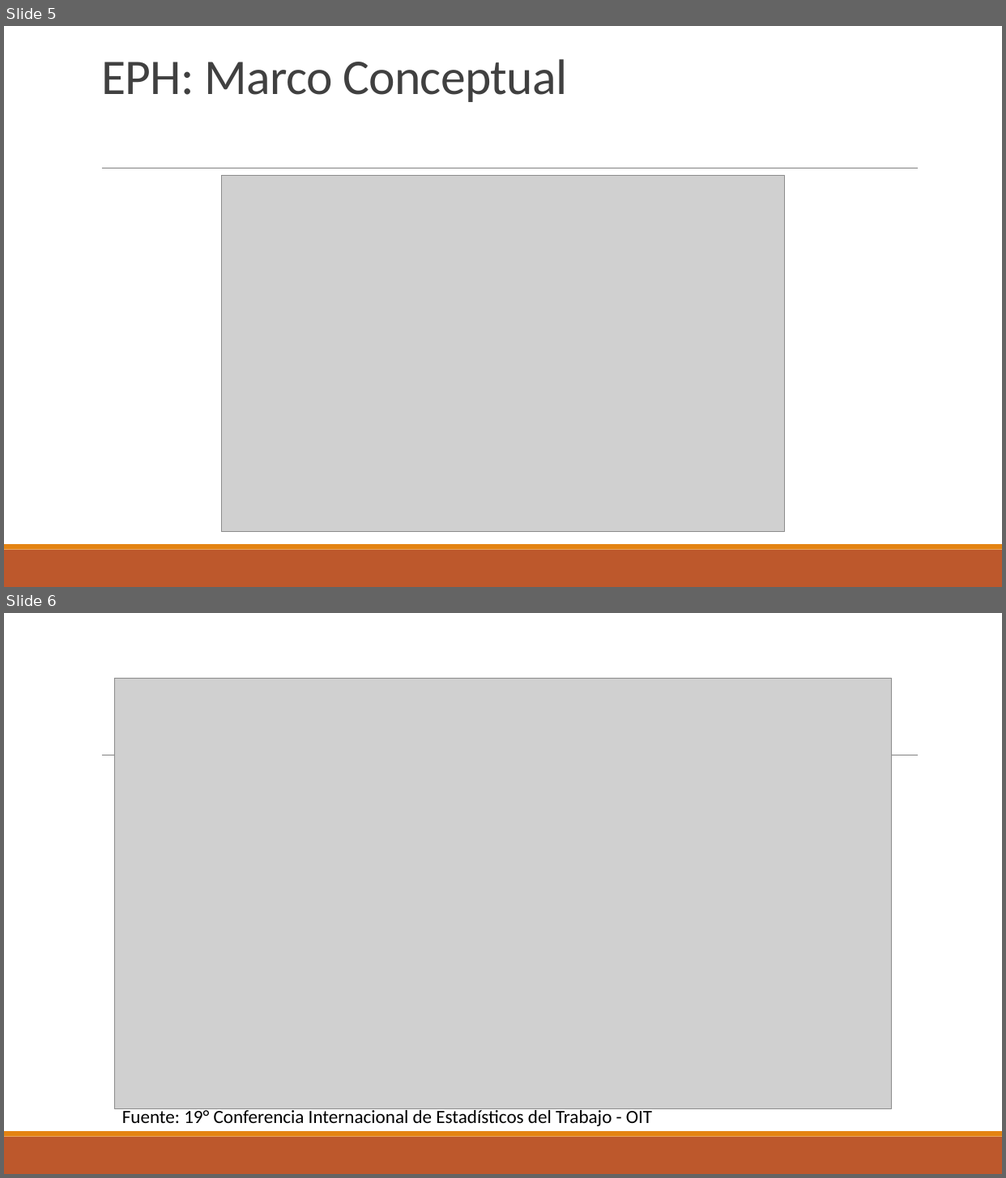
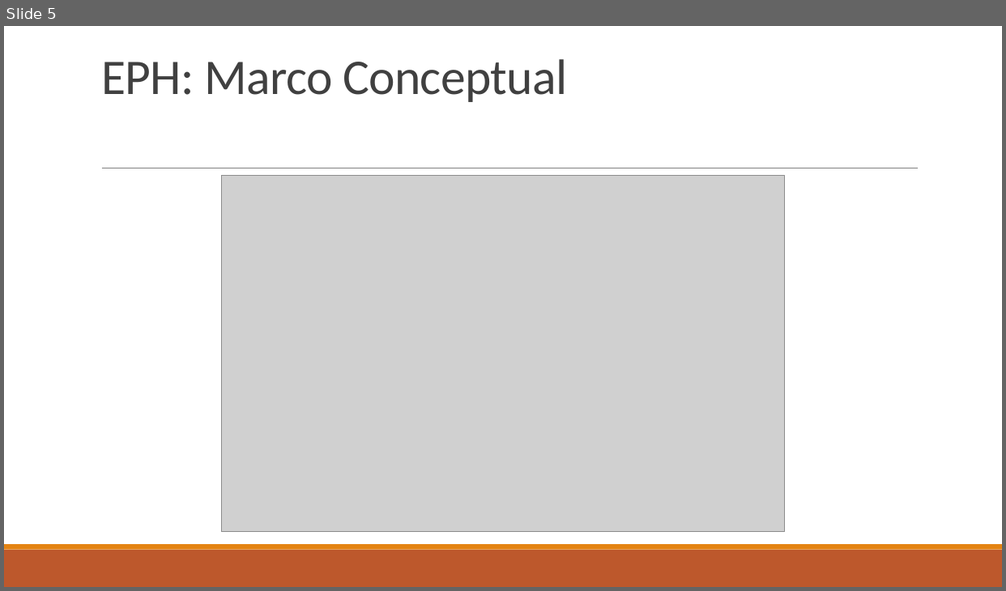
Before and after one commit to ceped-fce-uba/curso_aset, a slide deck: Clase 2 - EPH e Intro a Tidyverse/Presentación EPH.pptx. Shown one above the other, each under a label of ours: slides 5 and 6 before the commit, slide 5 after it. The pictures are 1006x1178 and 1006x591 pixels, drawn with LibreOffice and Linux fonts; fonts in the diff are those of the drawing; grey boxes stand for pictures. Boxes give left, top, right and bottom in pixels: in the first picture for what was removed or moved away, otherwise in the second. Text is boxed around its words. In the diff, an @@ line names an element or a change of style, - is before the commit and + after.

```diff
--- a/Clase 2 - EPH e Intro a Tidyverse/Presentación EPH.pptx
+++ b/Clase 2 - EPH e Intro a Tidyverse/Presentación EPH.pptx
@@ slide 6 removed at (4, 613, 1002, 1174), background #FFFFFF; not listed: 3 template elements that a slide beside it also shows @@
@@ picture removed at (115, 678, 891, 1110) @@
@@ text removed at (122, 1108, 652, 1127) @@
-Fuente: 19° Conferencia Internacional de Estadísticos del Trabajo - OIT
```
Also in this commit, not shown: 9 slides changed, 2 slides added, 2 other slides removed, 7 other files.
